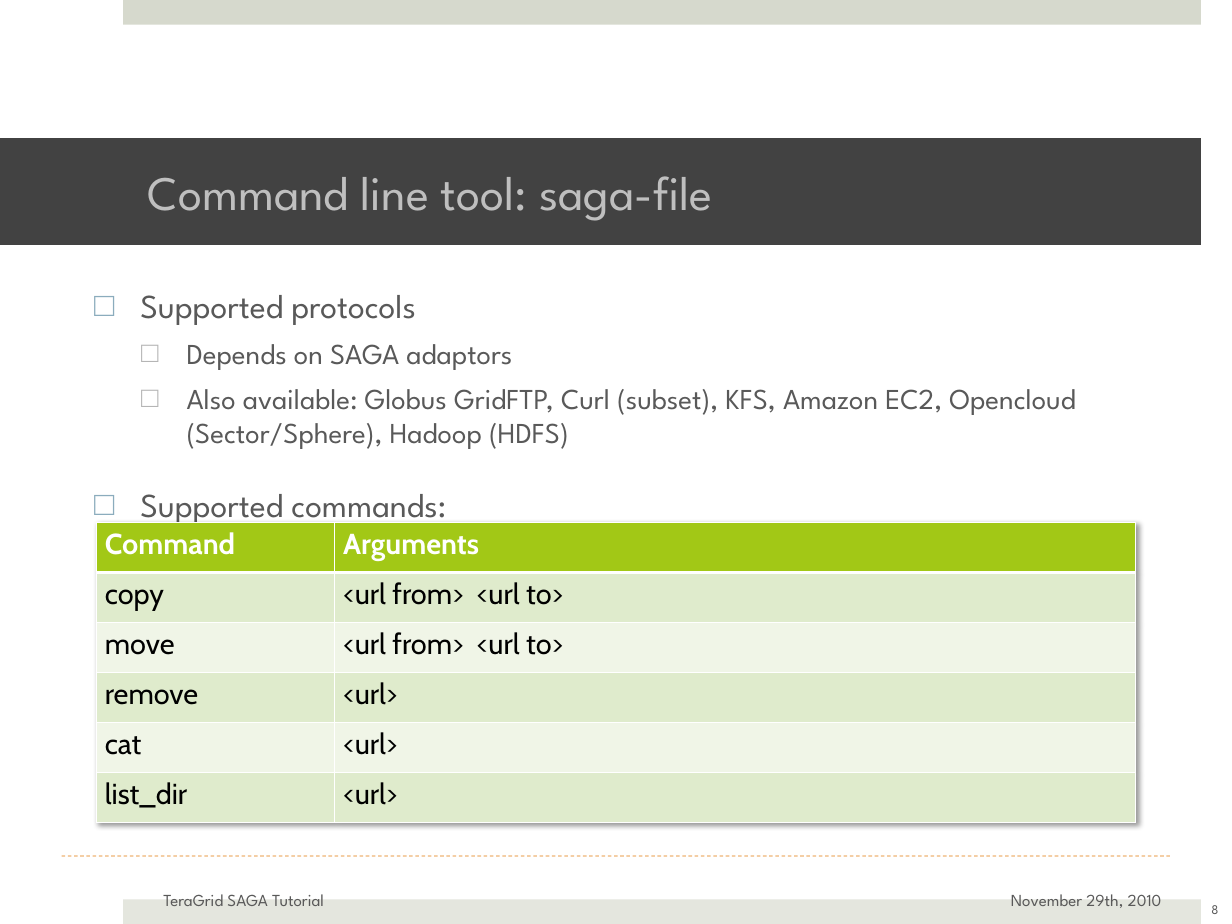
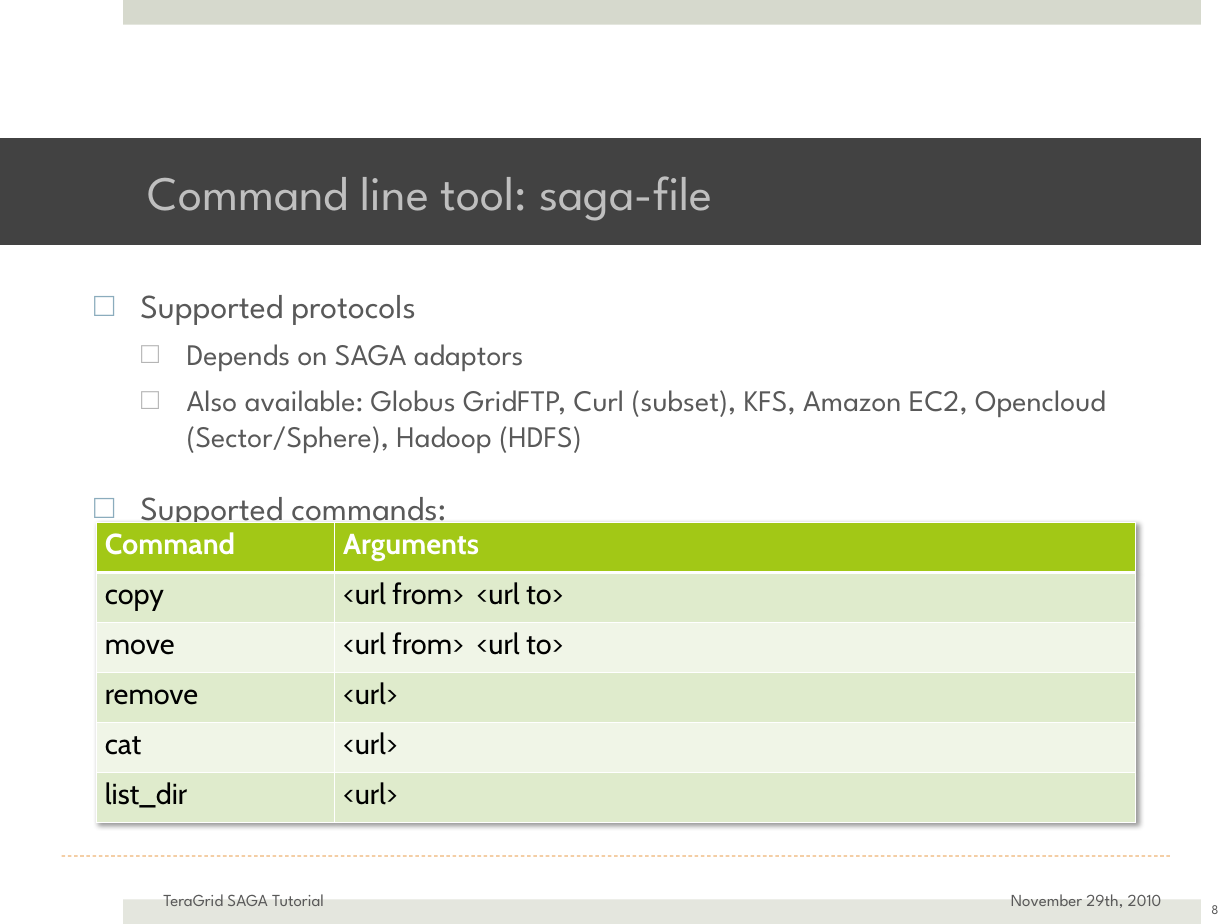
Before and after one commit to saga-project/saga-cpp-legacy-projects, a slide deck: slide 8 of tutorial/general_tutorial/SAGA-API-levels.pptx. Drawn at 1232x924 pixels with LibreOffice and Linux fonts; fonts in the diff are those of the drawing; background and template pictures are left out. Boxes give left, top, right and bottom in pixels: in the first picture for what was removed or moved away, otherwise in the second. Text is boxed around its words. In the diff, an @@ line names an element or a change of style, - is before the commit and + after.

```diff
--- a/tutorial/general_tutorial/SAGA-API-levels.pptx
+++ b/tutorial/general_tutorial/SAGA-API-levels.pptx
@@ text at [187, 344, 1106, 453]: size 24 to 24.8 pt in "Depends on SAGA adaptors", "Also available: Globus GridFTP, Curl (subset), KFS, ..." @@
```
Also in this commit, not shown: 6 other slides changed, 1 slide added, 1 other file.
